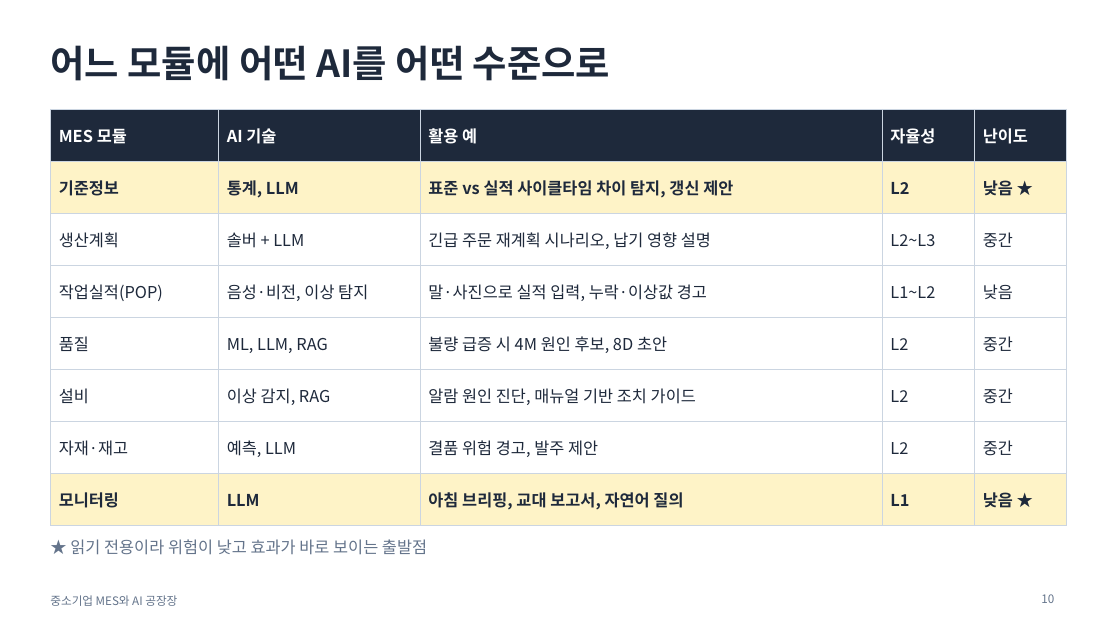
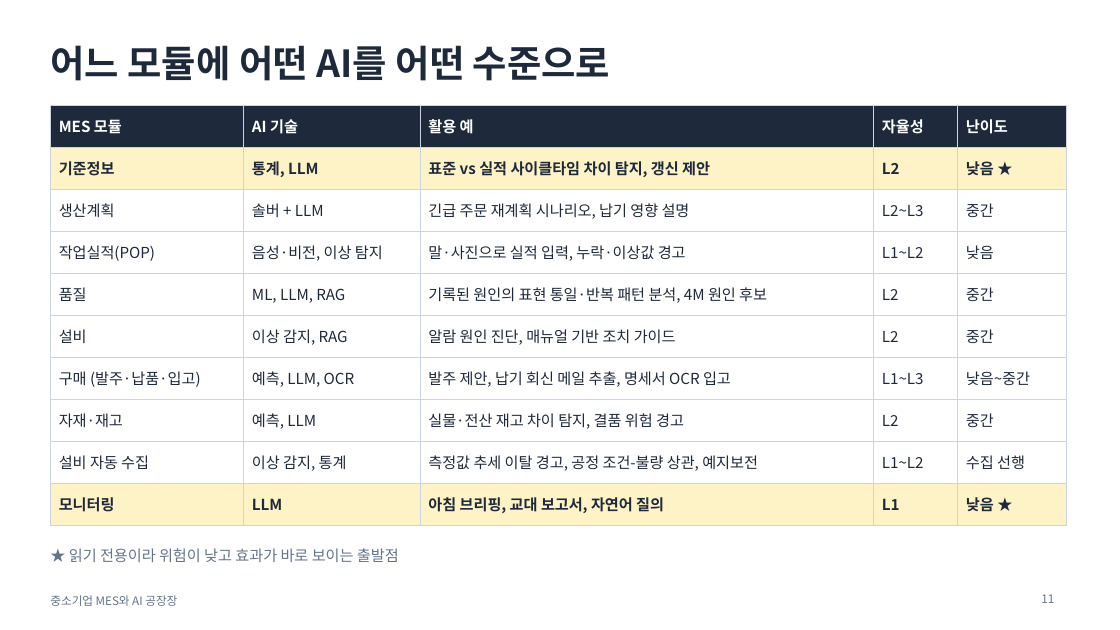
Before and after one commit to lucky-sugar-park/tech-review, a slide deck: slide 11 of lecture/mes-ai-plant-manager.pptx (slide 10 before the commit). Drawn at 1120x630 pixels with LibreOffice and Linux fonts; fonts in the diff are those of the drawing. Boxes give left, top, right and bottom in pixels: in the first picture for what was removed or moved away, otherwise in the second. Text is boxed around its words. In the diff, an @@ line names an element or a change of style, - is before the commit and + after.

```diff
--- a/lecture/mes-ai-plant-manager.pptx
+++ b/lecture/mes-ai-plant-manager.pptx
@@ table at <box>50,105,1067,517</box> @@
-row 5, column 3: 불량 급증 시 4M 원인 후보, 8D 초안
+row 5, column 3: 기록된 원인의 표현 통일·반복 패턴 분석, 4M 원인 후보
-row 7: 자재·재고 | 예측, LLM | 결품 위험 경고, 발주 제안 | L2 | 중간
+row 7: 구매 (발주·납품·입고) | 예측, LLM, OCR | 발주 제안, 납기 회신 메일 추출, 명세서 OCR 입고 | L1~L3 | 낮음~중간
+row 8: 자재·재고 | 예측, LLM | 실물·전산 재고 차이 탐지, 결품 위험 경고 | L2 | 중간
+row 9: 설비 자동 수집 | 이상 감지, 통계 | 측정값 추세 이탈 경고, 공정 조건-불량 상관, 예지보전 | L1~L2 | 수집 선행
@@ table: place and size @@
-table at <box>50,109,1067,514</box>
+table at <box>50,105,1067,517</box>
@@ text "★ 읽기 전용이라 위험이 낮고 ...": place and size @@
-text "★ 읽기 전용이라 위험이 낮고 ..." at <box>70,539,427,555</box>
+text "★ 읽기 전용이라 위험이 낮고 ..." at <box>69,548,399,562</box>
@@ text "★ 읽기 전용이라 위험이 낮고 ..." at <box>69,548,399,562</box>: size 14 to 13 pt @@
@@ page number at <box>1041,594,1054,603</box>: text changed @@
-10
+11
```
Also in this commit, not shown: 7 other slides changed, 4 slides added, 2 slides removed, 2 other files.
